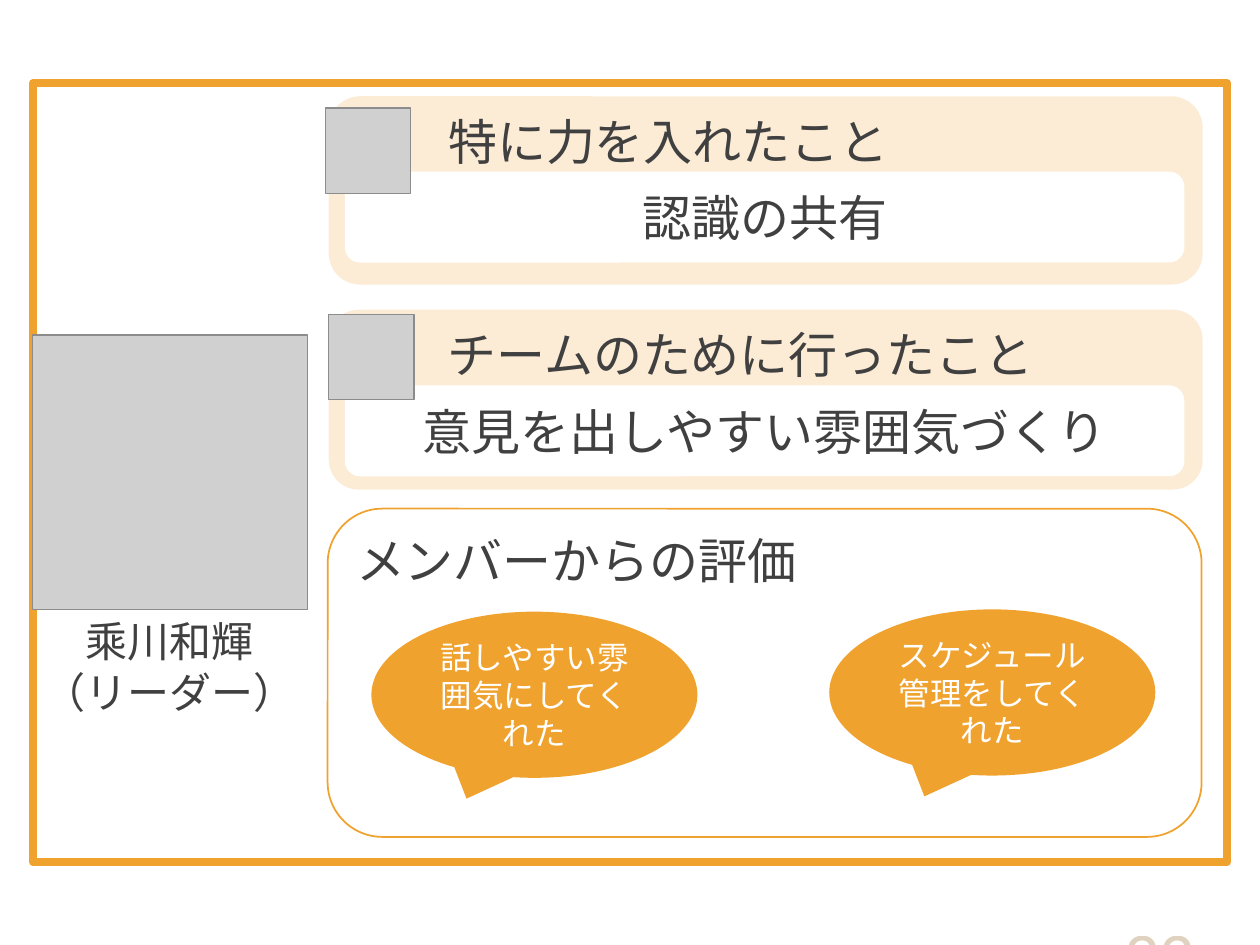
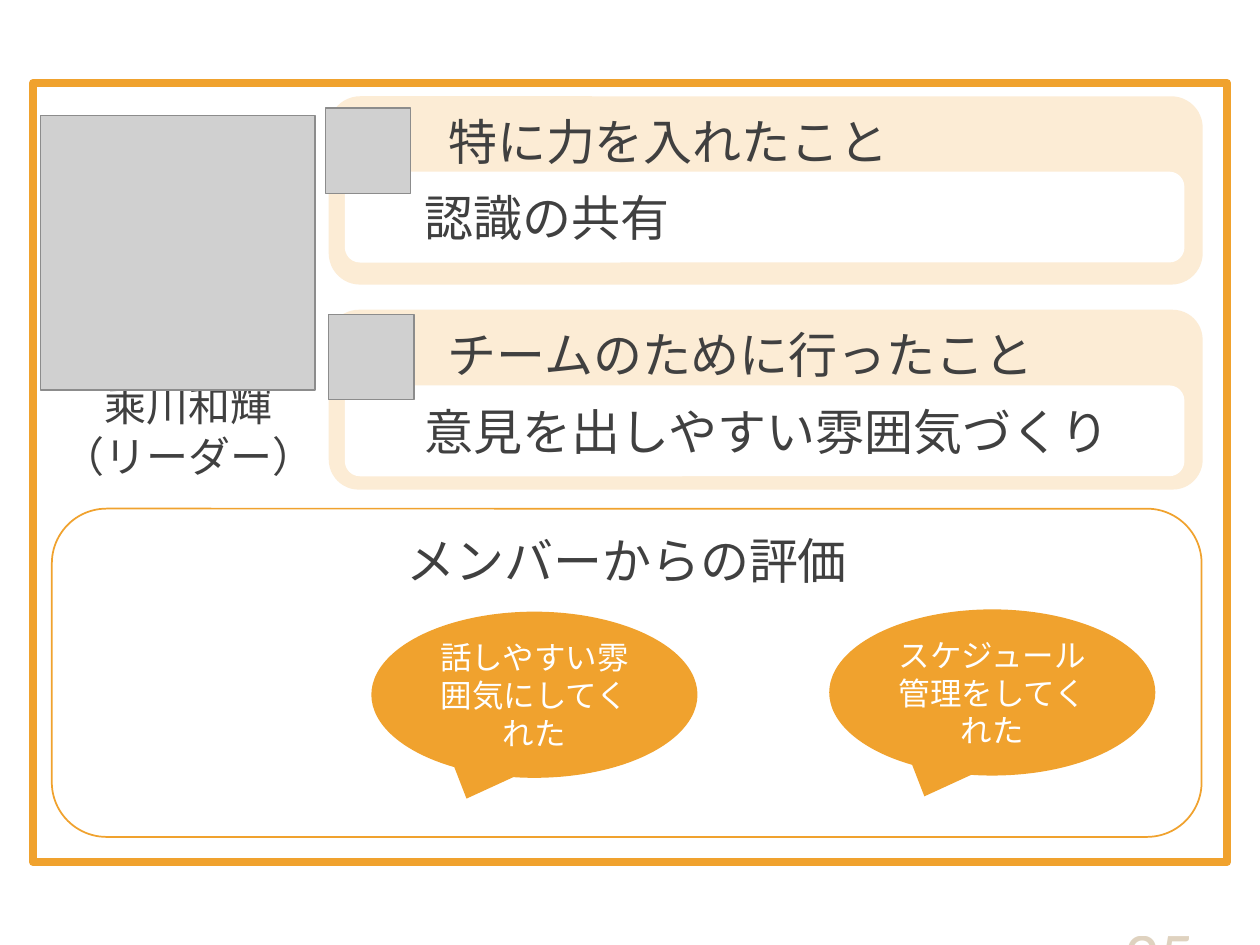
Before and after one commit to DOJO-2021/D-2, a slide deck: slide 25 of documents/プレゼン/Knowledge Holder_清書版.pptx (slide 22 before the commit). Drawn at 1260x945 pixels with LibreOffice and Linux fonts; fonts in the diff are those of the drawing; grey boxes stand for pictures. Boxes give left, top, right and bottom in pixels: in the first picture for what was removed or moved away, otherwise in the second. Text is boxed around its words. In the diff, an @@ line names an element or a change of style, - is before the commit and + after.

```diff
--- a/documents/プレゼン/Knowledge Holder_清書版.pptx
+++ b/documents/プレゼン/Knowledge Holder_清書版.pptx
@@ picture added at (40,116,315,391) @@
@@ rounded rectangle "認識の共有" at (345,171,1184,262): alignment centre to left; list level 1 to 2 in "認識の共有" @@
@@ picture removed at (33,335,307,610) @@
@@ text "乘川和輝" rewrapped from (44,622,296,712) to (62,379,314,476) @@
@@ rounded rectangle "意見を出しやすい雰囲気づくり" at (345,386,1184,476): alignment centre to left; list level 1 to 2 in "意見を出しやすい雰囲気づくり" @@
@@ rounded rectangle "メンバーからの評価": place and size @@
-rounded rectangle "メンバーからの評価" at (328,509,1202,838)
+rounded rectangle "メンバーからの評価" at (52,509,1202,838)
@@ rounded rectangle "メンバーからの評価" at (52,509,1202,838): alignment left to centre @@
@@ page number at (906,810,1208,945): text changed @@
-22
+25
```
Also in this commit, not shown: 15 other slides changed, 10 slides added, 5 slides removed.
